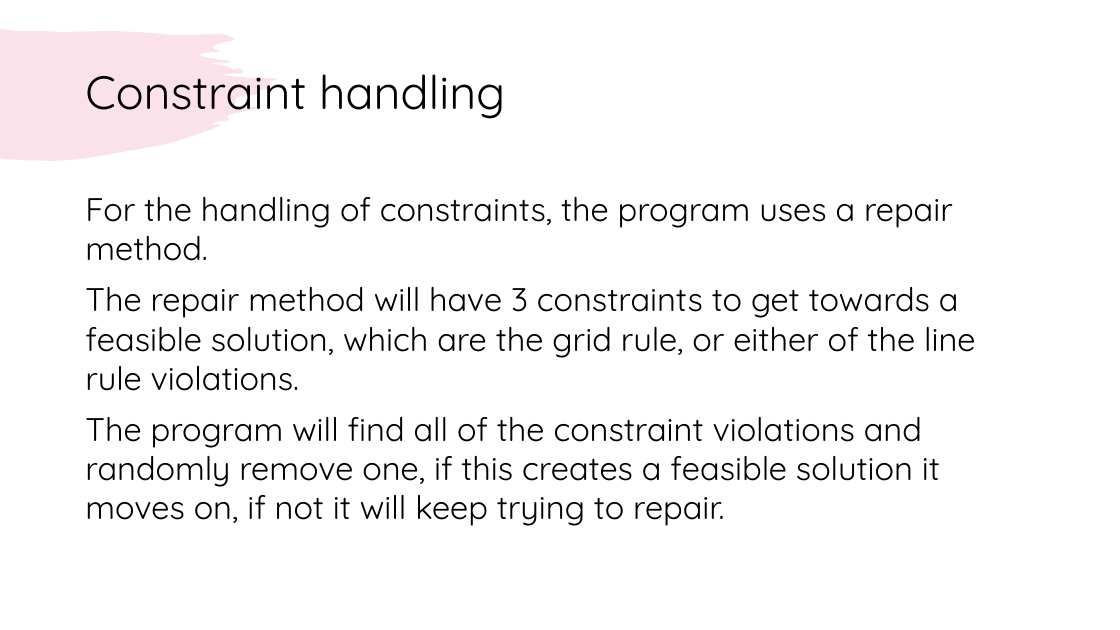
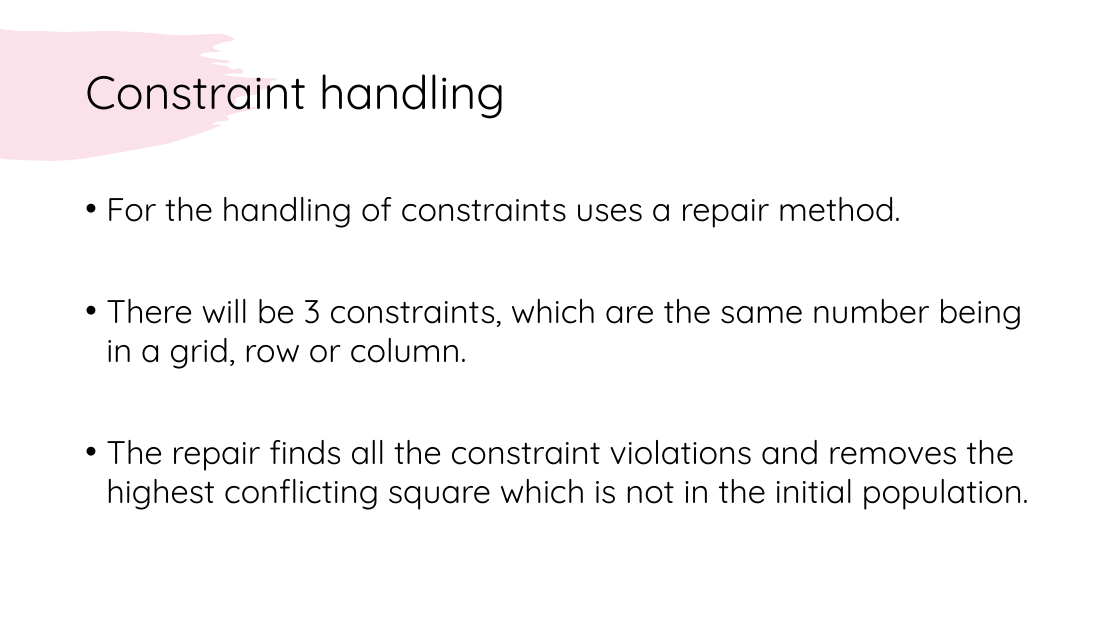
Before and after one commit to sfreeman218/MMP_Sudoku, a slide deck: slide 6 of Documentation/WIPs/Midproject review presentation/Solving Solitaire game with AI review.pptx. Drawn at 1120x630 pixels with LibreOffice and Linux fonts; fonts in the diff are those of the drawing. Boxes give left, top, right and bottom in pixels: in the first picture for what was removed or moved away, otherwise in the second. Text is boxed around its words. In the diff, an @@ line names an element or a change of style, - is before the commit and + after.

```diff
--- a/Documentation/WIPs/Midproject review presentation/Solving Solitaire game with AI review.pptx
+++ b/Documentation/WIPs/Midproject review presentation/Solving Solitaire game with AI review.pptx
@@ text at (x1=106, y1=197, x2=1029, y2=510): text changed @@
-For the handling of constraints, the program uses a repair method.
-The repair method will have 3 constraints to get towards a feasible solution, which are the grid rule, or either of the line rule violations.
-The program will find all of the constraint violations and randomly remove one, if this creates a feasible solution it moves on, if not it will keep trying to repair.
+• For the handling of constraints uses a repair method.
+• There will be 3 constraints, which are the same number being in a grid, row or column.
+• The repair finds all the constraint violations and removes the highest conflicting square which is not in the initial population.
```
Also in this commit, not shown: 6 other slides changed, 2 slides added, 1 other file.
